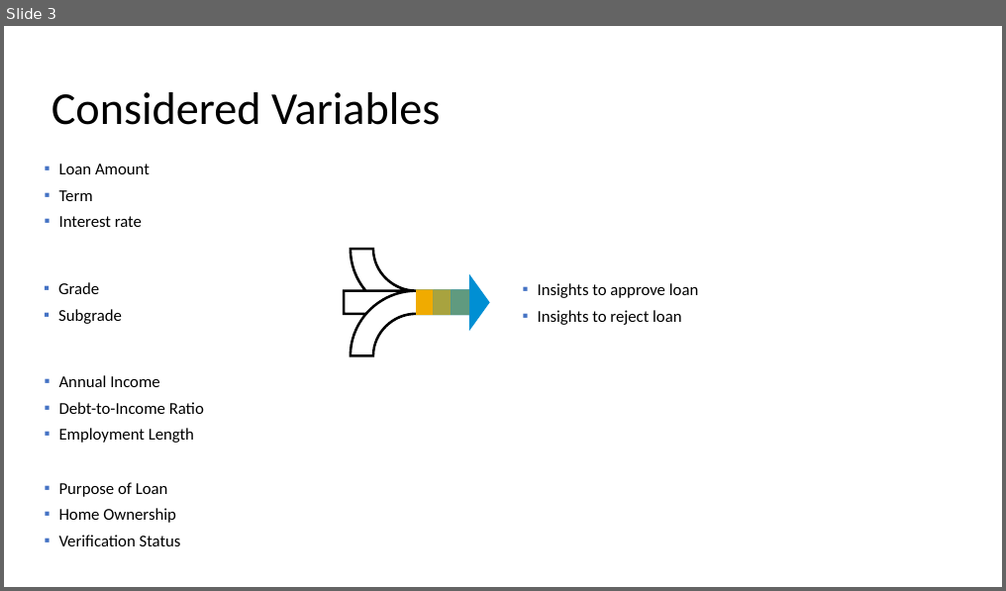
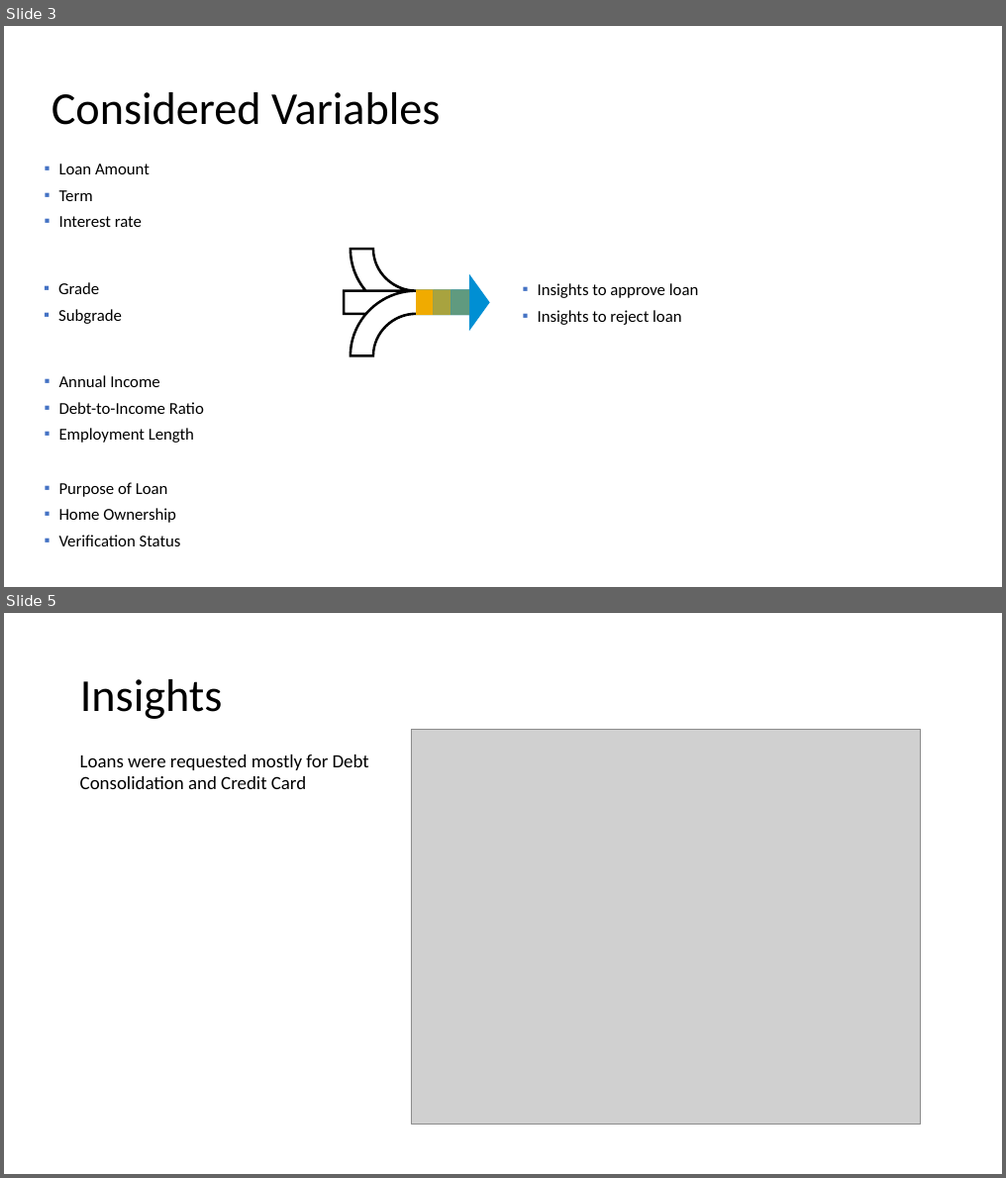
Before and after one commit to KBinSAP/LendingClub, a slide deck: Lending_Club_Case_Study.pptx. Shown one above the other, each under a label of ours: slide 3 before the commit, slides 3 and 5 after it; the slides between them are not shown. The pictures are 1006x591 and 1006x1178 pixels, drawn with LibreOffice and Linux fonts; fonts in the diff are those of the drawing; grey boxes stand for pictures. Boxes give left, top, right and bottom in pixels: in the first picture for what was removed or moved away, otherwise in the second. Text is boxed around its words. In the diff, an @@ line names an element or a change of style, - is before the commit and + after.

```diff
--- a/Lending_Club_Case_Study.pptx
+++ b/Lending_Club_Case_Study.pptx
@@ slide 5 added at [4, 613, 1002, 1174], background #FFFFFF @@
@@ title added at [80, 679, 223, 719], 44 pt, text #000000 @@
+Insights
@@ picture added at [411, 729, 921, 1124] @@
@@ text added at [80, 755, 369, 789], 18 pt, text #000000 @@
+Loans were requested mostly for Debt Consolidation and Credit Card
```
Also in this commit, not shown: 1 slide changed, 12 other slides added.
